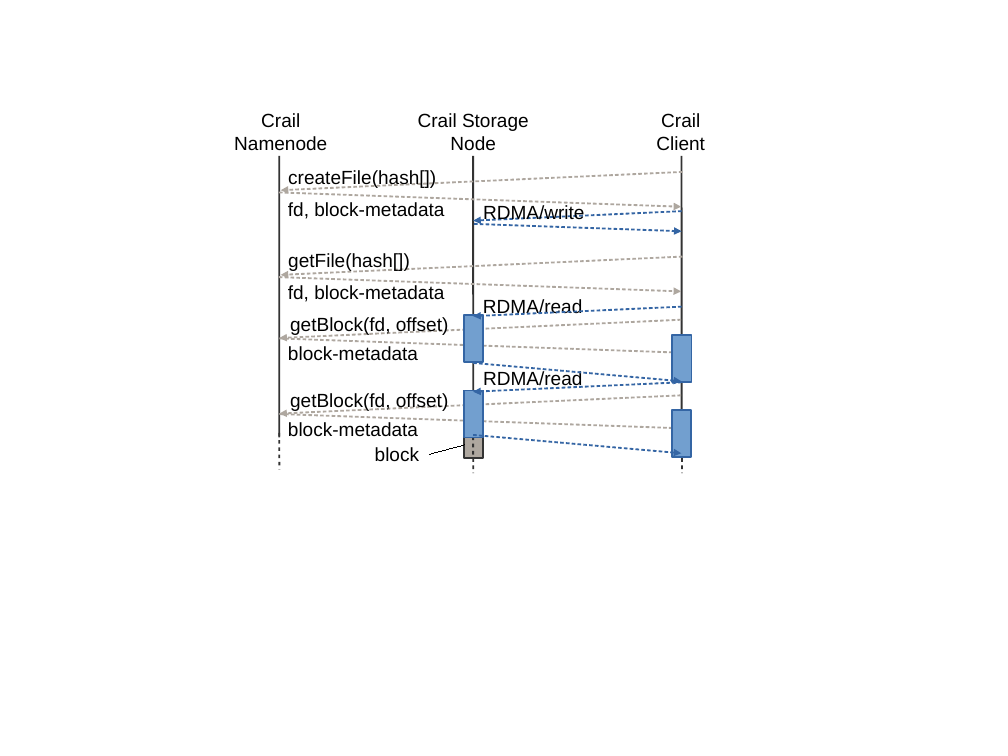
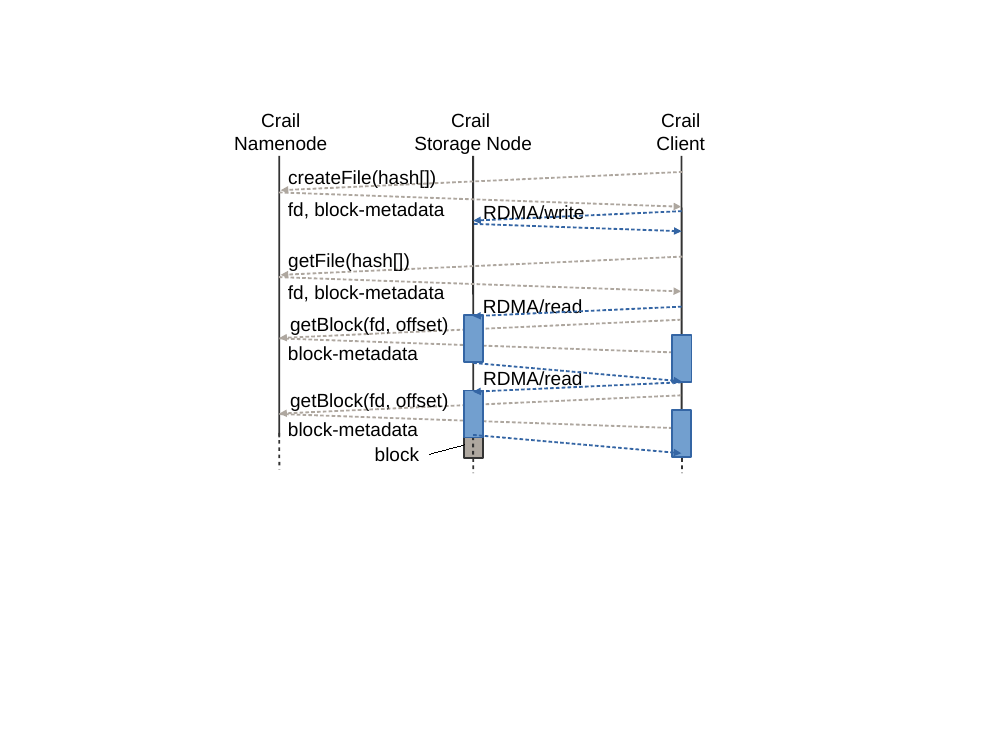
Before and after one commit to apache/incubator-crail-website, a slide deck: slide 1 of _plots/blog/memory-tier/anatomy/anatomy.odp. Drawn at 1008x756 pixels with LibreOffice and Linux fonts; fonts in the diff are those of the drawing. Boxes give left, top, right and bottom in pixels: in the first picture for what was removed or moved away, otherwise in the second. Text is boxed around its words. In the diff, an @@ line names an element or a change of style, - is before the commit and + after.

```diff
--- a/_plots/blog/memory-tier/anatomy/anatomy.odp
+++ b/_plots/blog/memory-tier/anatomy/anatomy.odp
@@ text at bbox=[414, 113, 532, 154]: text changed @@
-Crail Storage Node
+Crail
+Storage Node
```
Also in this commit, not shown: 1 other file.
